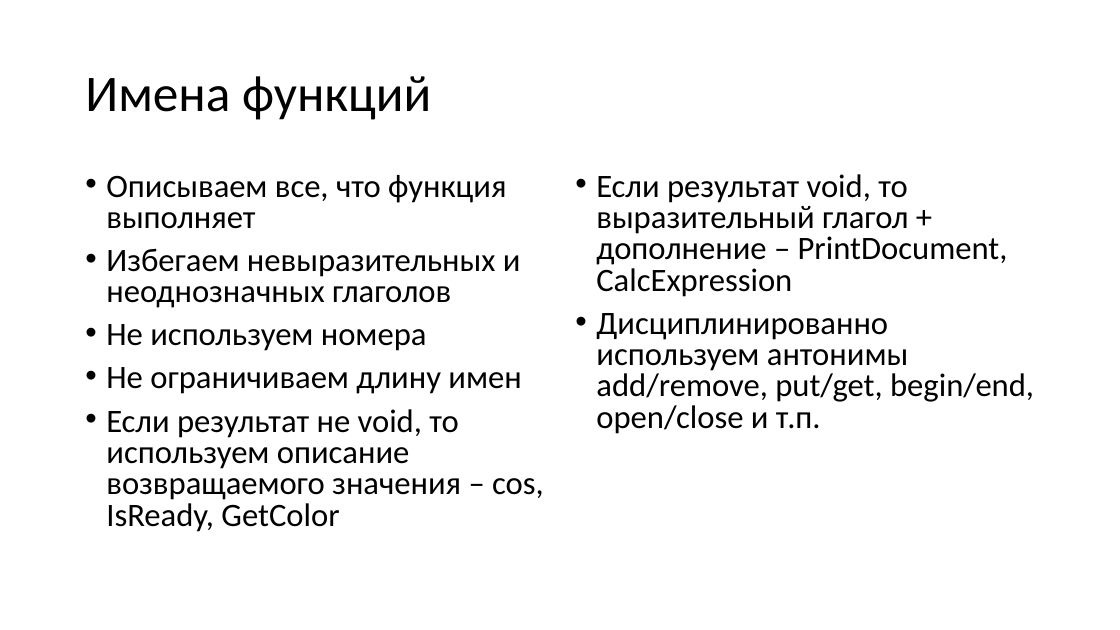
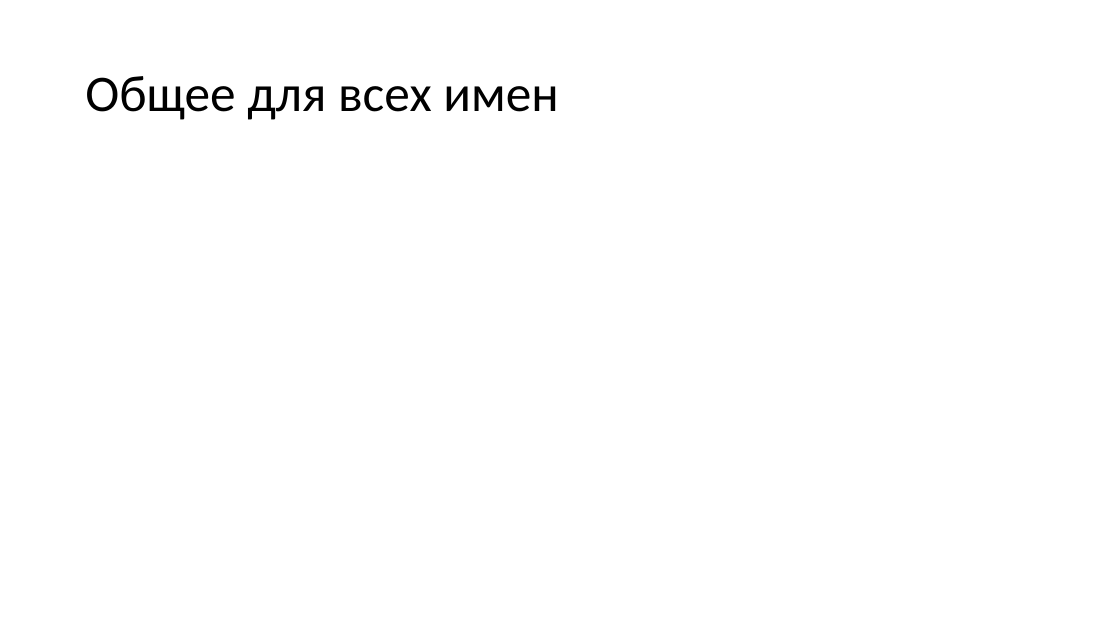
Before and after one commit to Evgueni-Petrov-aka-espetrov/Algorithms-and-Programming-in-C-pptx, a slide deck: slide 46 of 26 Совершенный код.pptx (slide 10 before the commit). Drawn at 1120x630 pixels with LibreOffice and Linux fonts; fonts in the diff are those of the drawing. Boxes give left, top, right and bottom in pixels: in the first picture for what was removed or moved away, otherwise in the second. Text is boxed around its words. In the diff, an @@ line names an element or a change of style, - is before the commit and + after.

```diff
--- a/26 Совершенный код.pptx
+++ b/26 Совершенный код.pptx
@@ title at (x1=85, y1=76, x2=558, y2=120): text changed @@
-Имена функций
+Общее для всех имен
@@ text removed at (x1=106, y1=175, x2=544, y2=532) @@
-• Описываем все, что функция выполняет
-• Избегаем невыразительных и неоднозначных глаголов
-• Не используем номера
-• Не ограничиваем длину имен
-• Если результат не void, то используем описание возвращаемого значения – cos, IsReady, GetColor
@@ text removed at (x1=596, y1=174, x2=1034, y2=434) @@
-• Если результат void, то выразительный глагол + дополнение – PrintDocument, CalcExpression
-• Дисциплинированно используем антонимы add/remove, put/get, begin/end, open/close и т.п.
```
Also in this commit, not shown: 7 other slides changed, 58 slides added, 14 slides removed.
